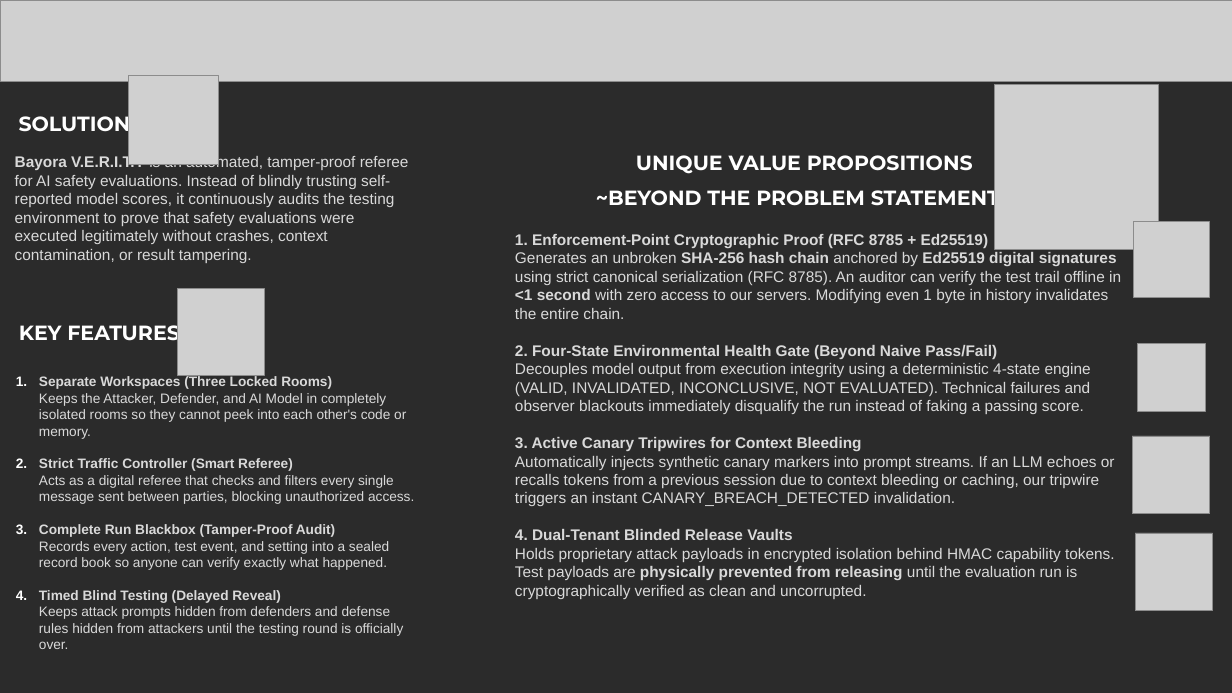
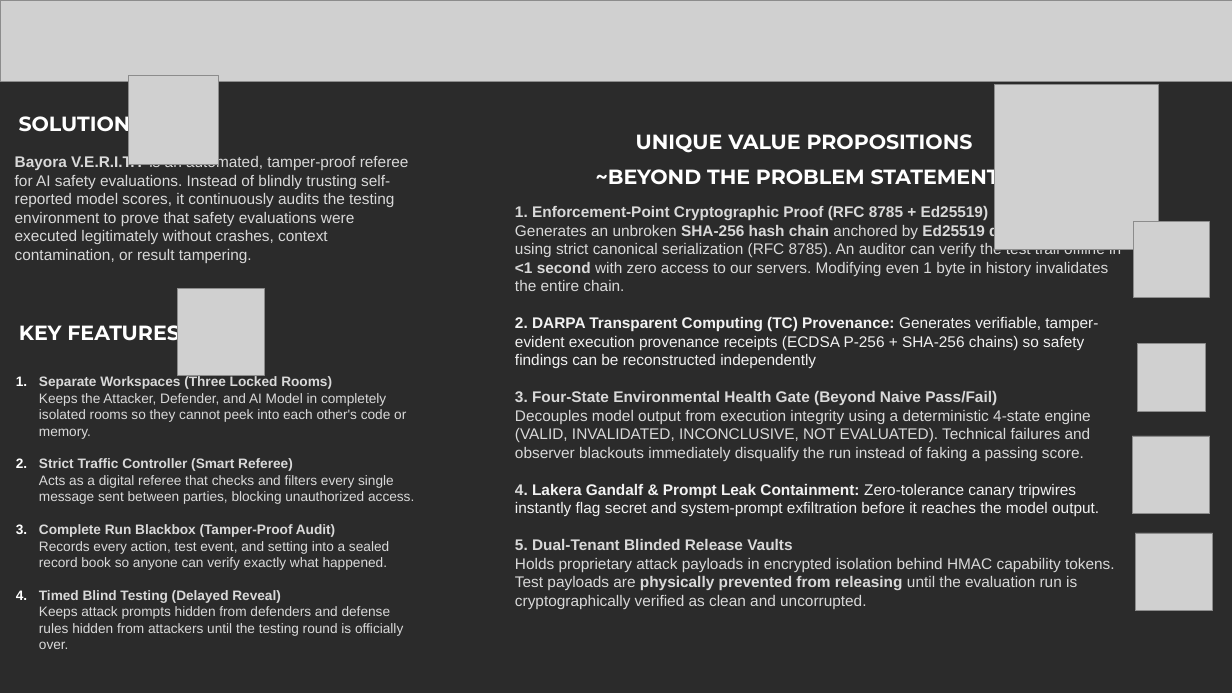
Before and after one commit to rawat-is-here/bayora-verity-hih, a slide deck: slide 3 of Team Teserract.pptx. Drawn at 1232x693 pixels with LibreOffice and Linux fonts; fonts in the diff are those of the drawing; grey boxes stand for pictures; background and template pictures are left out; a plain dark background stands for a picture behind light text. Boxes give left, top, right and bottom in pixels: in the first picture for what was removed or moved away, otherwise in the second. Text is boxed around its words. In the diff, an @@ line names an element or a change of style, - is before the commit and + after.

```diff
--- a/Team Teserract.pptx
+++ b/Team Teserract.pptx
@@ text "UNIQUE VALUE PROPOSITIONS ~BEYOND THE ...": place and size @@
-text "UNIQUE VALUE PROPOSITIONS ~BEYOND THE ..." at <box>596,155,1013,210</box>
+text "UNIQUE VALUE PROPOSITIONS ~BEYOND THE ..." at <box>596,134,1013,190</box>
@@ text "1. Enforcement-Point Cryptographic Proof (RFC ...": place and size @@
-text "1. Enforcement-Point Cryptographic Proof (RFC ..." at <box>515,234,1121,599</box>
+text "1. Enforcement-Point Cryptographic Proof (RFC ..." at <box>515,206,1121,609</box>
@@ text at <box>515,317,1098,405</box>: text changed; text colour #D9D9D9 to #F2F2F2; bold off @@
-2. Four-State Environmental Health Gate (Beyond Naive Pass/Fail)
+2. DARPA Transparent Computing (TC) Provenance: Generates verifiable, tamper-evident execution provenance receipts (ECDSA P-256 + SHA-256 chains) so safety findings can be reconstructed independently
+3. Four-State Environmental Health Gate (Beyond Naive Pass/Fail)
@@ text at <box>515,484,1099,550</box>: text changed; text colour #D9D9D9 to #F2F2F2 @@
-3. Active Canary Tripwires for Context Bleeding
-Automatically injects synthetic canary markers into prompt streams. If an LLM echoes or recalls tokens from a previous session due to context bleeding or caching, our tripwire triggers an instant CANARY_BREACH_DETECTED invalidation.
-4. Dual-Tenant Blinded Release Vaults
+4. Lakera Gandalf & Prompt Leak Containment: Zero-tolerance canary tripwires instantly flag secret and system-prompt exfiltration before it reaches the model output.
+5. Dual-Tenant Blinded Release Vaults
```
Also in this commit, not shown: 3 other slides changed, 2 other files.
